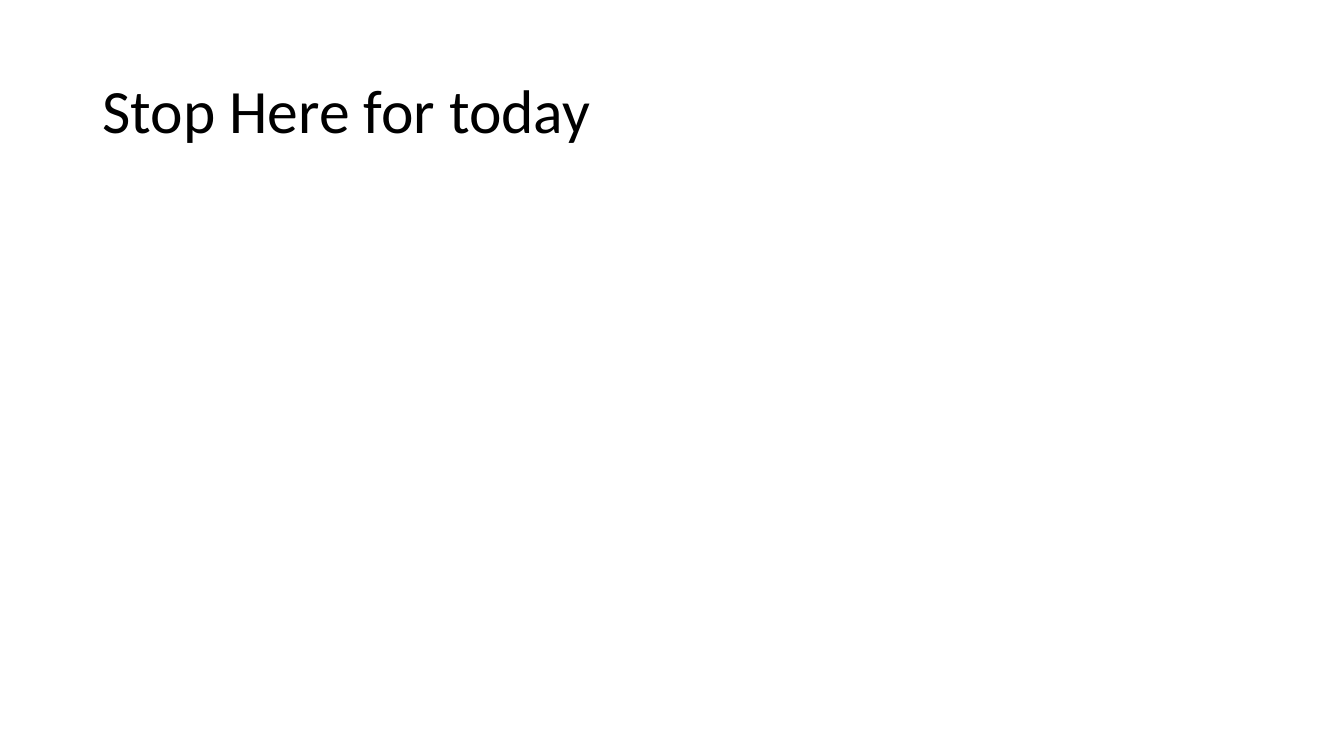
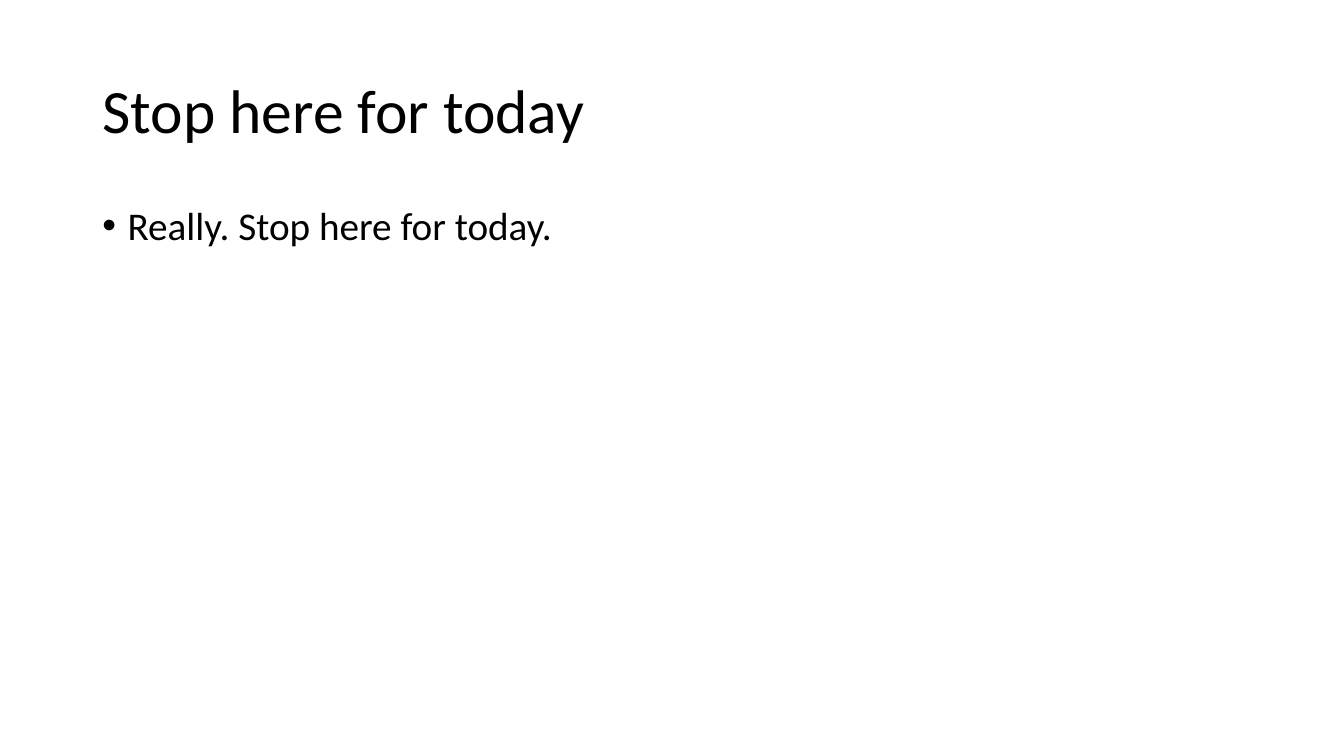
Before and after one commit to MobyAtTheo/PSG3, a slide deck: slide 19 of week05-ch9-15plus-pys.pptx (slide 12 before the commit). Drawn at 1344x756 pixels with LibreOffice and Linux fonts; fonts in the diff are those of the drawing. Boxes give left, top, right and bottom in pixels: in the first picture for what was removed or moved away, otherwise in the second. Text is boxed around its words. In the diff, an @@ line names an element or a change of style, - is before the commit and + after.

```diff
--- a/week05-ch9-15plus-pys.pptx
+++ b/week05-ch9-15plus-pys.pptx
@@ title at [102,90,584,143]: text changed @@
-Stop Here for today
+Stop here for today
@@ text added at [128,212,552,247], 28 pt, text #000000 @@
+• Really. Stop here for today.
```
Also in this commit, not shown: 4 other slides changed, 3 slides added.
